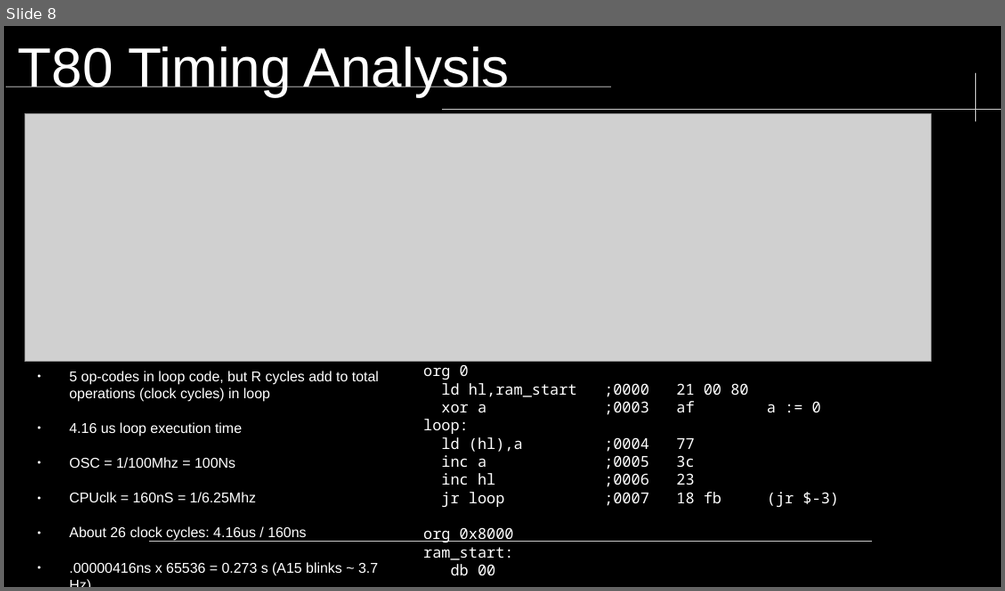
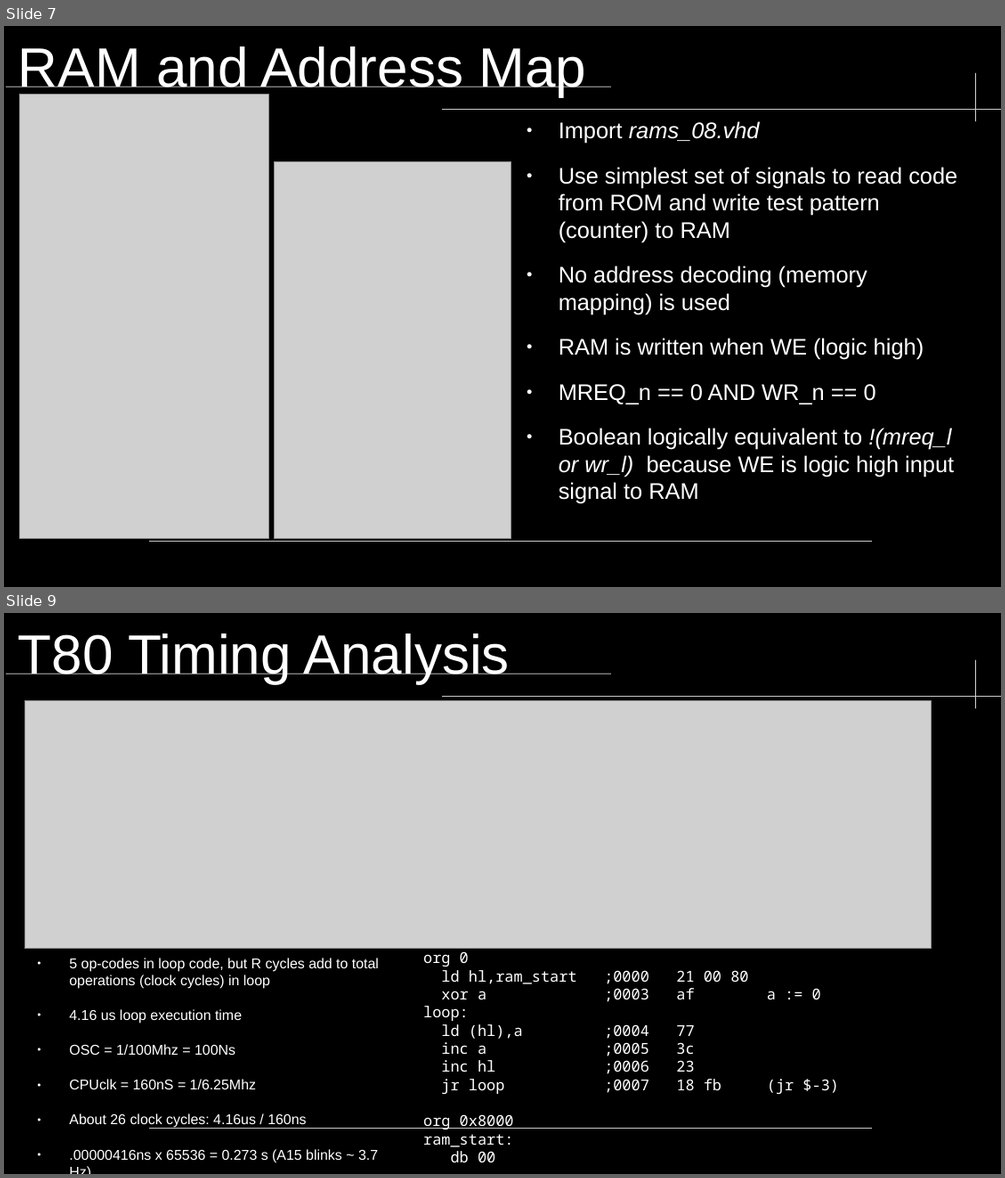
Before and after one commit to neiderm/retro_comp_fpga, a slide deck: docs/soc_t80_cpu_sim.odp. Shown one above the other, each under a label of ours: slide 8 before the commit, slides 7 and 9 after it; the slides between them are not shown. The pictures are 1005x591 and 1005x1178 pixels, drawn with LibreOffice and Linux fonts; fonts in the diff are those of the drawing; grey boxes stand for pictures; background and template pictures are left out. Boxes give left, top, right and bottom in pixels: in the first picture for what was removed or moved away, otherwise in the second. Text is boxed around its words. In the diff, an @@ line names an element or a change of style, - is before the commit and + after.

```diff
--- a/docs/soc_t80_cpu_sim.odp
+++ b/docs/soc_t80_cpu_sim.odp
@@ slide 7 added at (x1=4, y1=26, x2=1001, y2=587), background #000000; not listed: 4 template elements that a slide beside it also shows @@
@@ title added at (x1=18, y1=46, x2=586, y2=97), 44 pt, text #FFFFFF @@
+RAM and Address Map
@@ picture added at (x1=19, y1=94, x2=269, y2=538) @@
@@ text added at (x1=558, y1=121, x2=957, y2=504), 18 pt, text #FFFFFF @@
+● Import rams_08.vhd
+● Use simplest set of signals to read code from ROM and write test pattern (counter) to RAM
+● No address decoding (memory mapping) is used
+● RAM is written when WE (logic high)
+● MREQ_n == 0 AND WR_n == 0
+● Boolean logically equivalent to !(mreq_l or wr_l) because WE is logic high input signal to RAM
@@ picture added at (x1=274, y1=161, x2=510, y2=538) @@
@@ what was slide 8 is now slide 9 @@
```
Also in this commit, not shown: 2 slides changed, 2 other slides added, 3 slides removed.
